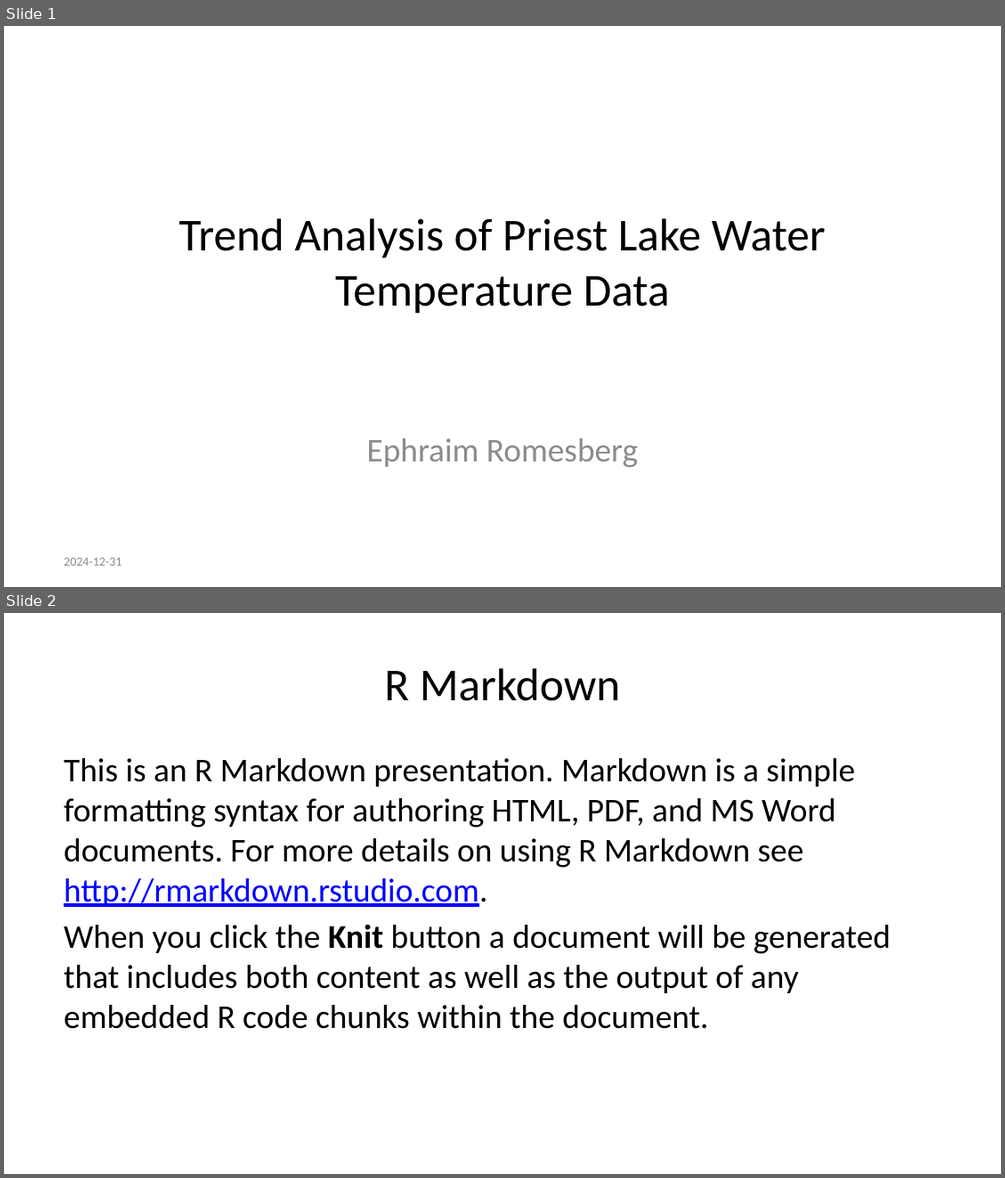
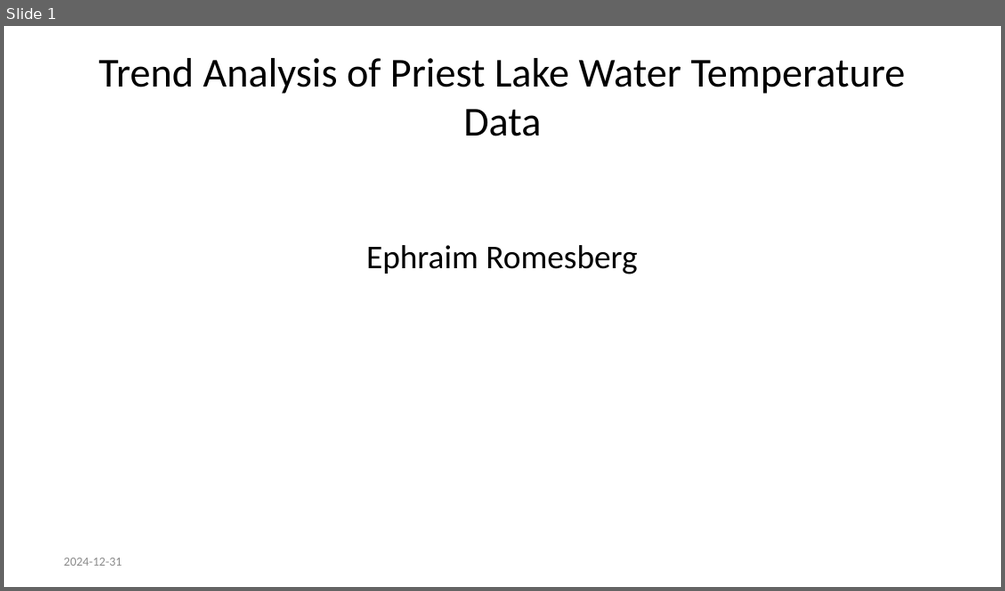
Before and after one commit to Ephraim96/SCA-Trend-Analysis, a slide deck: Trend-Analysis-of-Priest-Lake-Water-Temperature-Data.pptx. Shown one above the other, each under a label of ours: slides 1 and 2 before the commit, slide 1 after it. The pictures are 1005x1178 and 1005x591 pixels, drawn with LibreOffice and Linux fonts; fonts in the diff are those of the drawing; background and template pictures are left out. Boxes give left, top, right and bottom in pixels: in the first picture for what was removed or moved away, otherwise in the second. Text is boxed around its words. In the diff, an @@ line names an element or a change of style, - is before the commit and + after.

```diff
--- a/Trend-Analysis-of-Priest-Lake-Water-Temperature-Data.pptx
+++ b/Trend-Analysis-of-Priest-Lake-Water-Temperature-Data.pptx
@@ slide 2 removed at box(4, 613, 1001, 1174), background #FFFFFF @@
@@ title removed at box(384, 668, 621, 701) @@
-R Markdown
@@ text removed at box(64, 758, 890, 1029) @@
-This is an R Markdown presentation. Markdown is a simple formatting syntax for authoring HTML, PDF, and MS Word documents. For more details on using R Markdown see http://rmarkdown.rstudio.com.
-When you click the Knit button a document will be generated that includes both content as well as the output of any embedded R code chunks within the document.
@@ slide 1 changed as well @@
@@ title "Trend Analysis of Priest Lake ...": place and size @@
-title "Trend Analysis of Priest Lake ..." at box(179, 218, 825, 313)
+title "Trend Analysis of Priest Lake ..." at box(98, 58, 906, 136)
@@ title "Trend Analysis of Priest Lake ..." at box(98, 58, 906, 136): size 33 to 29.7 pt @@
@@ text "Ephraim Romesberg": place and size @@
-text "Ephraim Romesberg" at box(367, 438, 638, 467)
+text "Ephraim Romesberg" at box(366, 245, 637, 274)
@@ text "Ephraim Romesberg" at box(366, 245, 637, 274): text colour #8C8C8C to #000000 @@
```
Also in this commit, not shown: 19 slides added, 3 other slides removed, 5 other files.
